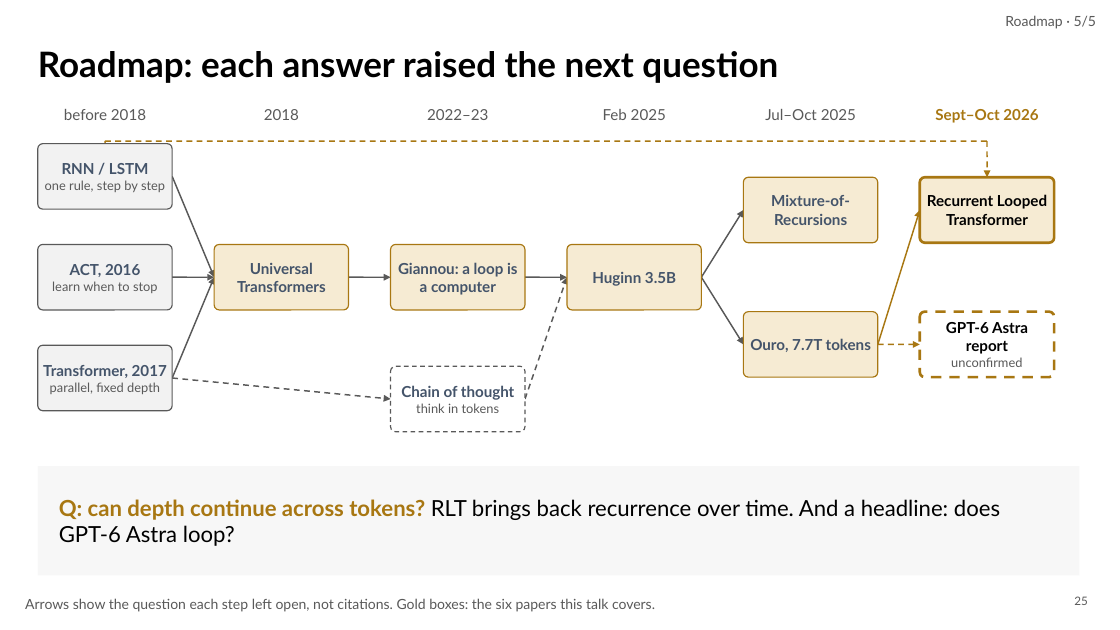
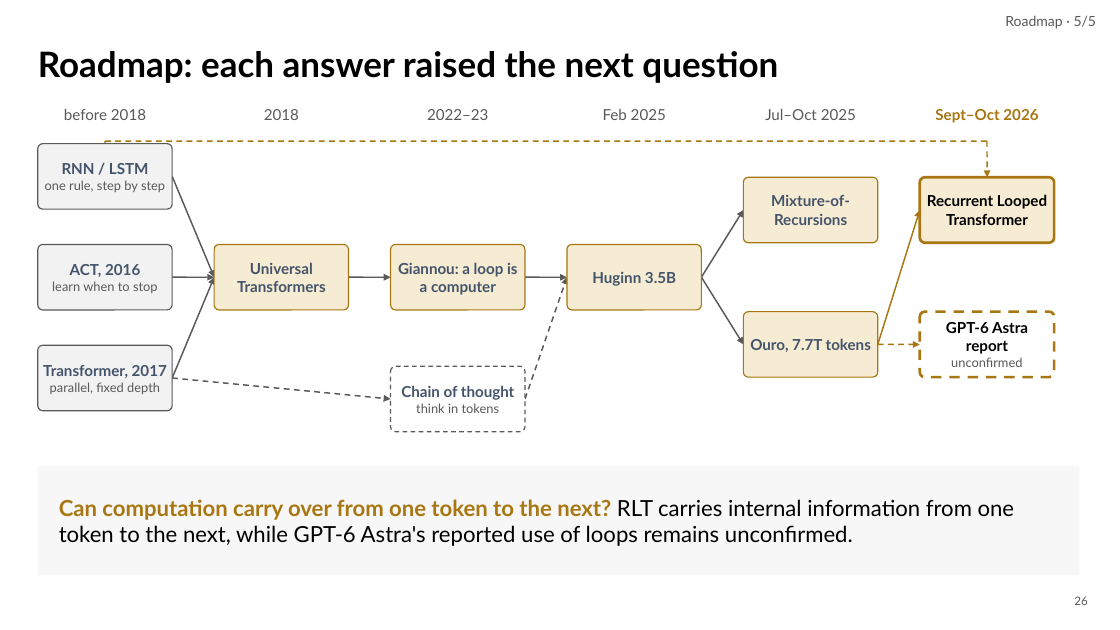
Before and after one commit to irregular6612/agi-hw2, a slide deck: slide 26 of build/out/looped-transformers.pptx (slide 25 before the commit). Drawn at 1120x630 pixels with LibreOffice and Linux fonts; fonts in the diff are those of the drawing. Boxes give left, top, right and bottom in pixels: in the first picture for what was removed or moved away, otherwise in the second. Text is boxed around its words. In the diff, an @@ line names an element or a change of style, - is before the commit and + after.

```diff
--- a/build/out/looped-transformers.pptx
+++ b/build/out/looped-transformers.pptx
@@ text at <box>59,499,1015,546</box>: text changed @@
-Q: can depth continue across tokens? RLT brings back recurrence over time. And a headline: does GPT-6 Astra loop?
+Can computation carry over from one token to the next? RLT carries internal information from one token to the next, while GPT-6 Astra's reported use of loops remains unconfirmed.
@@ text removed at <box>25,598,655,612</box> @@
-Arrows show the question each step left open, not citations. Gold boxes: the six papers this talk covers.
@@ page number at <box>1074,596,1087,605</box>: text changed @@
-25
+26
```
Also in this commit, not shown: 41 other slides changed, 15 slides added, 5 slides removed, 31 other files.
